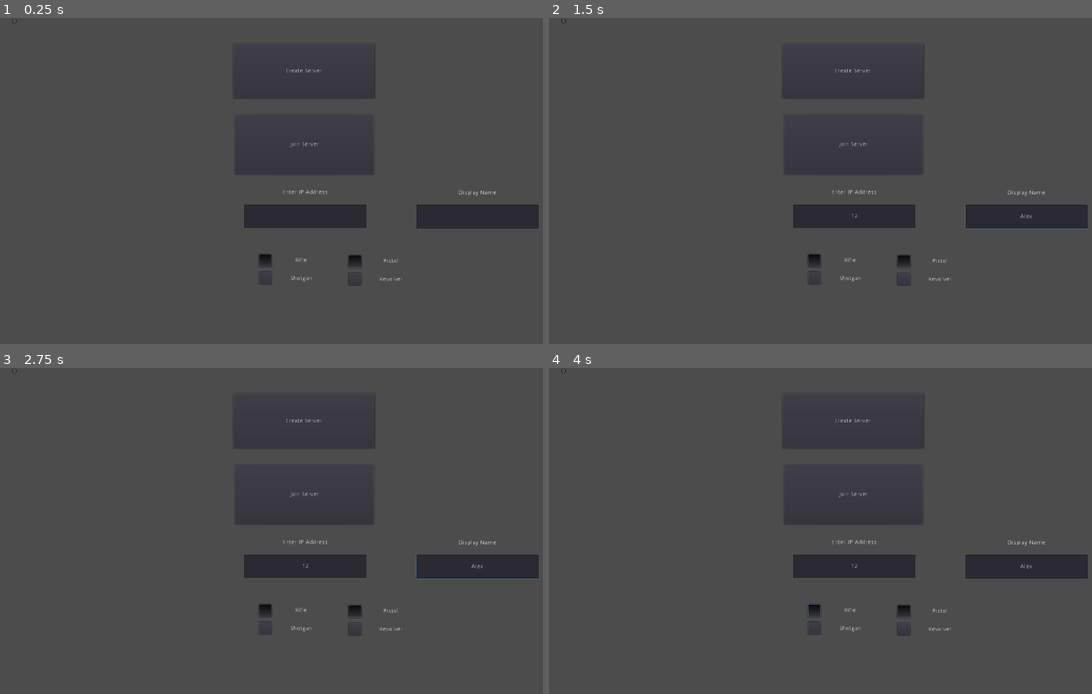
Above: before the commit, frames 1-4 (two rows, left to right).
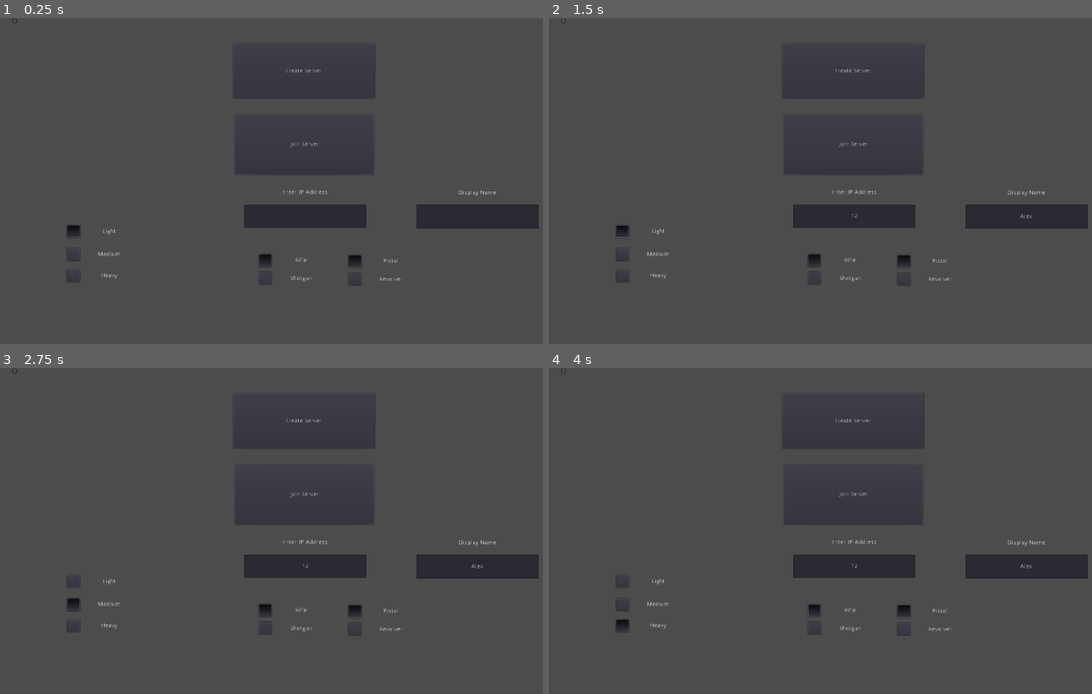
Above: after the commit, the same moments.

Repository: JulianoBZ/TopDownShooter
Game: Godot game, scene res://network2/Network_setup.tscn
Two runs of this game, one before a commit and one after it. Both use one fixed random seed, a clock stepped at 60 frames per second and the inputs below. The engine's default icon, where the game draws it, is replaced by a stand-in: a white triangle on a blue panel in a dark square.
Inputs (mouse positions are in pixels of both pictures, inside the frame that each line leads up to):
- Up to frame 1 (0.25 s): no input
- Up to frame 2 (1.5 s): click (853, 216) at 0.52 s; type "12" at 0.6 s; click (1026, 216) at 0.75 s; type "Alex" at 0.83 s; click (625, 229) at 1.27 s
- Up to frame 3 (2.75 s): click (76, 605) at 2.02 s
- Up to frame 4 (4 s): click (625, 625) at 2.77 s; click (815, 609) at 3.5 s

The runs differ from the first frame. In frame 1, 0.2% of the frame differs, in the area x 12-23%, y 63-81%; in frame 2, 0.2%, in the area x 12-100%, y 57-81%; in frame 3, 0.2%; in frame 4, 0.2%.

Commit message:
Corrigidos alguns bugs, principalmente de sincronização de frames entre os clientes (fiz uma gambiarra monstra), e registro de kills

Diff:
--- /dev/null
+++ b/2DTopShooter/ClassChoice.tres
@@ -0,0 +1,4 @@
+[gd_resource type="ButtonGroup" format=2]
+
+[resource]
+resource_name = "ClassChoice"
--- a/2DTopShooter/Global.gd
+++ b/2DTopShooter/Global.gd
@@ -3,6 +3,7 @@
 export var primary = 1
 export var secondary = 1
 export var player_name = "Player"
+export var frame = 1
 
 func instance_node_at_location(node: Object, parent: Object, location: Vector2):
 	var node_instance = instance_node(node, parent)
--- /dev/null
+++ b/2DTopShooter/MenuClassChoice.tres
@@ -0,0 +1,4 @@
+[gd_resource type="ButtonGroup" format=2]
+
+[resource]
+resource_name = "MenuClassGroup"
--- a/2DTopShooter/Player-All.gd
+++ b/2DTopShooter/Player-All.gd
@@ -3,6 +3,7 @@
 onready var Pname = $Name
 onready var player = $Player
 var frame = 2
+var desired_frame = 2
 var speed = 200
 var base_speed = 200
 var pos = Vector2()
@@ -28,7 +29,11 @@
 var prev_kills = kills
 onready var deathskull = preload("res://Scenes/DeadPlayer.tscn")
 onready var ammo_crate = preload("res://Scenes/Ammo_pickup.tscn")
+onready var Classbut1 = get_node("Esc_Menu/Panel/Classbut1")
+onready var Classbut2 = get_node("Esc_Menu/Panel/Classbut2")
+onready var Classbut3 = get_node("Esc_Menu/Panel/Classbut3")
 var trysprint = false
+var lastdamage
 
 signal pdeath
 signal respawned
@@ -36,12 +41,26 @@
 func _ready():
 	rng.randomize()
 	can_move = true
-	rpc("set_stats",frame)
+	if Global.frame == 1:
+		frame = 1
+		Classbut1.pressed = true
+		desired_frame = 1
+	if Global.frame == 2:
+		frame = 2
+		Classbut2.pressed = true
+		desired_frame = 2
+	if Global.frame == 3:
+		frame = 3
+		Classbut3.pressed = true
+		desired_frame = 3
+	set_stats(frame)
+
 
 	#player.connect("pdeath",self,"_on_playerall_pdeath")
 
 func _process(delta):
 	if is_network_master() && can_move:
+		print(desired_frame)
 		rpc("on_kill")
 		#Menu.rect_global_position = global_position
 		rpc("hide_bars")
@@ -118,25 +137,30 @@
 	position = pos
 
 remotesync func death():
+	lastdamage.kills += 1
+
 	var skull = deathskull.instance()
 	skull.position = position
 	var ammo = ammo_crate.instance()
 	ammo.position = position
 	Bullets.add_child(ammo)
 	Bullets.add_child(skull)
+
 	can_move = false
 	$Corpo.disabled = true
 	$KillCount.visible = false
-	$HealthBar.visible = false
+	#$HealthBar.visible = false
 	emit_signal("pdeath")
+
 	yield(get_tree().create_timer(3),"timeout")
 	position = spawns[str(rng.randi_range(1,spawns.size()))].position
 	health = max_health
 	can_move = true
+	set_stats(desired_frame)
 	yield(get_tree().create_timer(0.1),"timeout")
 	$Corpo.disabled = false
 	$KillCount.visible = true
-	$HealthBar.visible = true
+	#$HealthBar.visible = true
 	emit_signal("respawned")
 
 remote func hide_bars():
@@ -152,25 +176,39 @@
 	if health > max_health:
 		health = max_health
 
-remotesync func set_stats(frame):
+func set_stats(frame):
 	if frame == 1:
-		speed = 100
-		base_speed = 100
-		health = 175
-		max_health = 175
+		speed = 300
+		base_speed = 300
+		health = 50
+		max_health = 50
 	if frame == 2:
 		speed = 200
 		base_speed = 200
 		health = 100
 		max_health = 100
 	if frame == 3:
-		speed = 300
-		base_speed = 300
-		health = 50
-		max_health = 50
+		speed = 100
+		base_speed = 100
+		health = 175
+		max_health = 175
+
 
 #func puppet_position_set(new_value):
 #	puppet_position = new_value
 #
 #	tween.interpolate_property(self, "global_position",global_rotation,puppet_position,0.1)
 #	tween.start()
+
+
+func _on_ApplyButton_pressed():
+	if Classbut1.pressed == true:
+		desired_frame = 1
+	if Classbut2.pressed == true:
+		desired_frame = 2
+	if Classbut3.pressed == true:
+		desired_frame = 3
+
+	can_move = true
+	esc_pressed = false
+	camera_lock = false
--- a/2DTopShooter/Player-All.tscn
+++ b/2DTopShooter/Player-All.tscn
@@ -6,6 +6,7 @@
 [ext_resource path="res://scripts/Ammo.gd" type="Script" id=4]
 [ext_resource path="res://scripts/Health.gd" type="Script" id=5]
 [ext_resource path="res://HealthBar.gd" type="Script" id=6]
+[ext_resource path="res://MenuClassChoice.tres" type="ButtonGroup" id=7]
 [ext_resource path="res://assets/circle.png" type="Texture" id=8]
 [ext_resource path="res://MenuPWeaponGroup.tres" type="ButtonGroup" id=9]
 [ext_resource path="res://MenuSWeaponGroup.tres" type="ButtonGroup" id=10]
@@ -141,6 +142,63 @@
 toggle_mode = true
 group = ExtResource( 9 )
 
+[node name="Class1" type="Label" parent="Esc_Menu/Panel"]
+margin_left = 50.0
+margin_top = 70.0
+margin_right = 246.0
+margin_bottom = 111.0
+rect_pivot_offset = Vector2( -684, -122 )
+text = "Light"
+align = 1
+valign = 1
+autowrap = true
+
+[node name="Classbut1" type="Button" parent="Esc_Menu/Panel"]
+margin_left = 49.0
+margin_top = 75.0
+margin_right = 79.0
+margin_bottom = 105.0
+toggle_mode = true
+group = ExtResource( 7 )
+
+[node name="Class2" type="Label" parent="Esc_Menu/Panel"]
+margin_left = 50.0
+margin_top = 112.0
+margin_right = 246.0
+margin_bottom = 153.0
+rect_pivot_offset = Vector2( -684, -122 )
+text = "Medium"
+align = 1
+valign = 1
+autowrap = true
+
+[node name="Classbut2" type="Button" parent="Esc_Menu/Panel"]
+margin_left = 49.0
+margin_top = 117.0
+margin_right = 79.0
+margin_bottom = 147.0
+toggle_mode = true
+group = ExtResource( 7 )
+
+[node name="Class3" type="Label" parent="Esc_Menu/Panel"]
+margin_left = 50.0
+margin_top = 156.0
+margin_right = 246.0
+margin_bottom = 197.0
+rect_pivot_offset = Vector2( -684, -122 )
+text = "Heavy"
+align = 1
+valign = 1
+autowrap = true
+
+[node name="Classbut3" type="Button" parent="Esc_Menu/Panel"]
+margin_left = 49.0
+margin_top = 161.0
+margin_right = 79.0
+margin_bottom = 191.0
+toggle_mode = true
+group = ExtResource( 7 )
+
 [node name="Pweaponbut2" type="Button" parent="Esc_Menu/Panel"]
 margin_left = 507.0
 margin_top = 115.0
@@ -217,6 +275,7 @@
 [connection signal="pdeath" from="." to="Player" method="_on_PlayerAll_pdeath"]
 [connection signal="respawned" from="." to="Player" method="_on_PlayerAll_respawned"]
 [connection signal="timeout" from="TextureProgress/Timer" to="Player" method="_on_Timer_timeout"]
+[connection signal="pressed" from="Esc_Menu/Panel/ApplyButton" to="." method="_on_ApplyButton_pressed"]
 [connection signal="pressed" from="Esc_Menu/Panel/ApplyButton" to="Player" method="_on_ApplyButton_pressed"]
 
 [editable path="Player"]
--- a/2DTopShooter/network2/Network_setup.gd
+++ b/2DTopShooter/network2/Network_setup.gd
@@ -71,3 +71,12 @@
 
 func _on_Sweaponbut2_pressed():
 	Global.secondary = 2
+
+func _on_classbut1_pressed():
+	Global.frame = 1
+
+func _on_classbut2_pressed():
+	Global.frame = 2
+
+func _on_classbut3_pressed():
+	Global.frame = 3
--- a/2DTopShooter/network2/Network_setup.tscn
+++ b/2DTopShooter/network2/Network_setup.tscn
@@ -1,8 +1,9 @@
-[gd_scene load_steps=4 format=2]
+[gd_scene load_steps=5 format=2]
 
 [ext_resource path="res://network2/Network_setup.gd" type="Script" id=1]
 [ext_resource path="res://PrimaryWeaponGroup.tres" type="ButtonGroup" id=2]
 [ext_resource path="res://SecondaryWeaponGroup.tres" type="ButtonGroup" id=3]
+[ext_resource path="res://ClassChoice.tres" type="ButtonGroup" id=4]
 
 [node name="Network_setup" type="Control"]
 anchor_right = 1.0
@@ -108,6 +109,61 @@
 pressed = true
 group = ExtResource( 2 )
 
+[node name="class1" type="Label" parent="Multiplayer_configure"]
+margin_left = 159.0
+margin_top = 483.0
+margin_right = 355.0
+margin_bottom = 524.0
+text = "Light"
+align = 1
+valign = 1
+autowrap = true
+
+[node name="classbut1" type="Button" parent="Multiplayer_configure"]
+margin_left = 158.0
+margin_top = 488.0
+margin_right = 188.0
+margin_bottom = 518.0
+toggle_mode = true
+pressed = true
+group = ExtResource( 4 )
+
+[node name="class2" type="Label" parent="Multiplayer_configure"]
+margin_left = 159.0
+margin_top = 537.0
+margin_right = 355.0
+margin_bottom = 578.0
+text = "Medium"
+align = 1
+valign = 1
+autowrap = true
+
+[node name="classbut2" type="Button" parent="Multiplayer_configure"]
+margin_left = 158.0
+margin_top = 542.0
+margin_right = 188.0
+margin_bottom = 572.0
+toggle_mode = true
+group = ExtResource( 4 )
+
+[node name="class3" type="Label" parent="Multiplayer_configure"]
+margin_left = 159.0
+margin_top = 587.0
+margin_right = 355.0
+margin_bottom = 628.0
+text = "Heavy"
+align = 1
+valign = 1
+autowrap = true
+
+[node name="classbut3" type="Button" parent="Multiplayer_configure"]
+margin_left = 158.0
+margin_top = 592.0
+margin_right = 188.0
+margin_bottom = 622.0
+toggle_mode = true
+group = ExtResource( 4 )
+
 [node name="weaponbut2" type="Button" parent="Multiplayer_configure"]
 margin_left = 608.0
 margin_top = 598.0
@@ -157,6 +213,9 @@
 [connection signal="pressed" from="Multiplayer_configure/Create_Server" to="." method="_on_Create_Server_pressed"]
 [connection signal="pressed" from="Multiplayer_configure/Join_Server" to="." method="_on_Join_Server_pressed"]
 [connection signal="pressed" from="Multiplayer_configure/weaponbut1" to="." method="_on_weaponbut1_pressed"]
+[connection signal="pressed" from="Multiplayer_configure/classbut1" to="." method="_on_classbut1_pressed"]
+[connection signal="pressed" from="Multiplayer_configure/classbut2" to="." method="_on_classbut2_pressed"]
+[connection signal="pressed" from="Multiplayer_configure/classbut3" to="." method="_on_classbut3_pressed"]
 [connection signal="pressed" from="Multiplayer_configure/weaponbut2" to="." method="_on_weaponbut2_pressed"]
 [connection signal="pressed" from="Multiplayer_configure/Sweaponbut1" to="." method="_on_Sweaponbut1_pressed"]
 [connection signal="pressed" from="Multiplayer_configure/Sweaponbut2" to="." method="_on_Sweaponbut2_pressed"]
--- a/2DTopShooter/scripts/Bullet.gd
+++ b/2DTopShooter/scripts/Bullet.gd
@@ -37,9 +37,8 @@
 remotesync func damage(attacker: Object,receiver: Object):
 	print(str(attacker)+" damaged "+str(receiver))
 	receiver.health -= damage
-	if receiver.health <= 0:
-		attacker.kills += 1
-		queue_free()
+	receiver.lastdamage = attacker
+	queue_free()
 
 #remote func last_damage(attacker: Object,receiver: Object):
 #	print(attacker , " " , receiver)
--- a/2DTopShooter/scripts/Player.gd
+++ b/2DTopShooter/scripts/Player.gd
@@ -49,6 +49,7 @@
 var desired_primary
 var desired_secondary
 var desired_melee
+var desired_frame
 var active_weapon = 1
 var ejected = false
 
@@ -92,6 +93,7 @@
 		Sreserve = Sammo_max * clips
 
 
+
 func _process(delta):
 	if is_network_master():
 		#Limit weapon ammo
@@ -400,6 +402,9 @@
 func _on_PlayerAll_respawned():
 	change_weapon(desired_primary,desired_secondary)
 	Pammo_count = Pammo_max
+	Preserve = Pammo_max * clips
+	Sammo_count = Sammo_max
+	Sreserve = Sammo_max * clips
 	can_fire = true
 	visible = true
 	alive = true
@@ -414,11 +419,12 @@
 		desired_secondary = 1
 	if Sweapon2.pressed == true:
 		desired_secondary = 2
+
 	MenuPanel.visible = false
 	can_fire = true
-	get_parent().can_move = true
-	get_parent().esc_pressed = false
-	get_parent().camera_lock = false
+	#get_parent().can_move = true
+	#get_parent().esc_pressed = false
+	#get_parent().camera_lock = false
 
 func change_weapon(desired_p,desired_s):
 	if desired_p == 1:
Not shown: 1 places in 2DTopShooter/Player-All.tscn that only renumber resources
